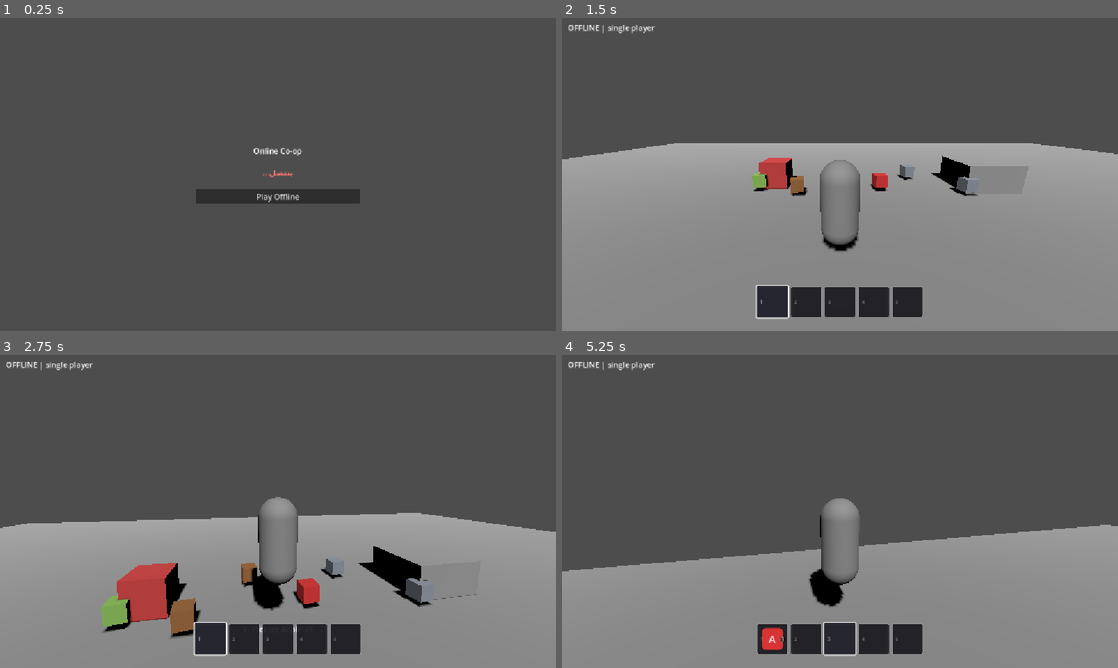
Above: before the commit, frames 1-4 (two rows, left to right).
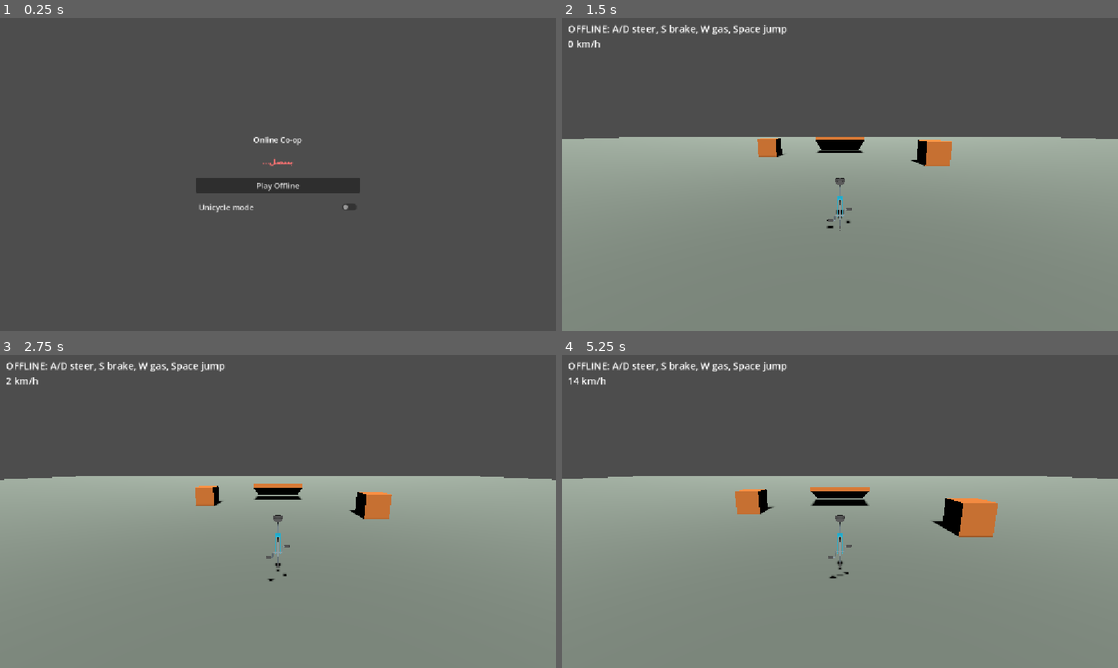
Above: after the commit, the same moments.

Repository: MTAWER77/online-
Game: Godot game, scene res://scenes/ui/main_menu.tscn
Two runs of this game, one before a commit and one after it. Both use one fixed random seed, a clock stepped at 60 frames per second and the inputs below.
Inputs (mouse positions are in pixels of both pictures, inside the frame that each line leads up to):
- Up to frame 1 (0.25 s): no input
- Up to frame 2 (1.5 s): click (840, 205) at 0.5 s, where only the run after the commit has a clickable "Unicycle mode"; click "Play Offline" at 1.25 s
- Up to frame 3 (2.75 s): tap Enter at 2 s; move the mouse to (305, 511) at 2.02 s; hold W (move_forward) from 2.03 s (still down); tap Space (jump) at 2.1, 2.27, 2.57 s; click (305, 511) at 2.17 s
- Up to frame 4 (5.25 s): keep holding W (move_forward); move the mouse to (812, 511) at 2.77 s; tap E (interact, bound only before the commit) at 2.85 s; tap Space (jump) at 3.02, 3.05, 3.32, 3.8, 4.52, 4.55, 4.82 s; move the mouse to (851, 505) at 3.52 s; tap 1 at 3.6 s; move the mouse to (834, 517) at 4.27 s; tap 2 at 4.35 s; click (834, 517) at 4.42 s; move the mouse to (878, 514) at 5.02 s; tap 3 at 5.1 s

The runs differ from the first frame. In frame 1, 2.4% of the frame differs, in the area x 35-65%, y 37-63%; in frame 2, 10%; in frame 3, 23%; in frame 4, 27%, in the area x 0-100%, y 2-97%.

Commit message:
Add two-player unicycle mode: host steers/brakes, client gas/jump, host-authoritative, chase camera, test world and menu toggle
Co-Authored-By: Claude Sonnet 5.5 <noreply@anthropic.com>
Claude-Session: https://claude.ai/code/session_01ERKS8aBLCvtBjR1PsxtFYC

Diff:
--- a/scenes/ui/main_menu.tscn
+++ b/scenes/ui/main_menu.tscn
@@ -56,6 +56,11 @@
 unique_name_in_owner = true
 layout_mode = 2
 text = "Play Offline"
+
+[node name="UnicycleCheck" type="CheckButton" parent="Center/Content"]
+unique_name_in_owner = true
+layout_mode = 2
+text = "Unicycle mode"
 
 [node name="JoinScreen" type="VBoxContainer" parent="Center/Content"]
 unique_name_in_owner = true
--- /dev/null
+++ b/scenes/vehicles/unicycle.tscn
@@ -0,0 +1,47 @@
+[gd_scene load_steps=6 format=3]
+
+[ext_resource type="Script" path="res://scripts/vehicles/unicycle.gd" id="1_uni"]
+[ext_resource type="PackedScene" path="res://assets/models/unicycle.glb" id="2_model"]
+[ext_resource type="Script" path="res://addons/GD-Sync/Scripts/Types/PropertySynchronizer.gd" id="3_sync"]
+
+[sub_resource type="CapsuleShape3D" id="CapsuleShape3D_uni"]
+radius = 0.3
+height = 1.5
+
+[node name="Unicycle" type="CharacterBody3D"]
+floor_snap_length = 0.3
+script = ExtResource("1_uni")
+
+[node name="CollisionShape3D" type="CollisionShape3D" parent="."]
+transform = Transform3D(1, 0, 0, 0, 1, 0, 0, 0, 1, 0, 0.75, 0)
+shape = SubResource("CapsuleShape3D_uni")
+
+[node name="Visual" type="Node3D" parent="."]
+
+[node name="Model" parent="Visual" instance=ExtResource("2_model")]
+transform = Transform3D(0.15, 0, 0, 0, 0.15, 0, 0, 0, 0.15, 0, 0, 0)
+
+[node name="CameraRig" type="Node3D" parent="."]
+
+[node name="Camera3D" type="Camera3D" parent="CameraRig"]
+transform = Transform3D(1, 0, 0, 0, 0.9781, 0.2079, 0, -0.2079, 0.9781, 0, 1.8, 5.5)
+current = true
+
+[node name="HUD" type="CanvasLayer" parent="."]
+
+[node name="Label" type="Label" parent="HUD"]
+offset_left = 12.0
+offset_top = 8.0
+offset_right = 520.0
+offset_bottom = 70.0
+theme_override_font_sizes/font_size = 20
+
+[node name="PropertySynchronizer" type="Node" parent="."]
+script = ExtResource("3_sync")
+broadcast = 0
+process = 1
+refresh_rate = 60
+node_path = NodePath("..")
+properties = PackedStringArray("global_position", "quaternion")
+interpolated = true
+interpolation_speed = 12.0
--- /dev/null
+++ b/scenes/worlds/unicycle_test.tscn
@@ -0,0 +1,81 @@
+[gd_scene load_steps=13 format=3]
+
+[ext_resource type="Script" path="res://scripts/vehicles/unicycle_spawner.gd" id="1_spawner"]
+[ext_resource type="PackedScene" path="res://scenes/vehicles/unicycle.tscn" id="2_uni"]
+[ext_resource type="PackedScene" path="res://scenes/ui/mobile_controls.tscn" id="3_mobile"]
+
+[sub_resource type="StandardMaterial3D" id="StandardMaterial3D_grey"]
+albedo_color = Color(0.55, 0.6, 0.55, 1)
+
+[sub_resource type="StandardMaterial3D" id="StandardMaterial3D_orange"]
+albedo_color = Color(0.9, 0.5, 0.2, 1)
+
+[sub_resource type="BoxShape3D" id="BoxShape3D_floor"]
+size = Vector3(200, 1, 200)
+
+[sub_resource type="BoxMesh" id="BoxMesh_floor"]
+material = SubResource("StandardMaterial3D_grey")
+size = Vector3(200, 1, 200)
+
+[sub_resource type="BoxShape3D" id="BoxShape3D_ramp"]
+size = Vector3(6, 0.4, 10)
+
+[sub_resource type="BoxMesh" id="BoxMesh_ramp"]
+material = SubResource("StandardMaterial3D_orange")
+size = Vector3(6, 0.4, 10)
+
+[sub_resource type="BoxShape3D" id="BoxShape3D_block"]
+size = Vector3(2, 2, 2)
+
+[sub_resource type="BoxMesh" id="BoxMesh_block"]
+material = SubResource("StandardMaterial3D_orange")
+size = Vector3(2, 2, 2)
+
+[node name="UnicycleTest" type="Node3D"]
+
+[node name="DirectionalLight3D" type="DirectionalLight3D" parent="."]
+transform = Transform3D(1, 0, 0, 0, 0.7071, 0.7071, 0, -0.7071, 0.7071, 0, 8, 0)
+shadow_enabled = true
+
+[node name="Floor" type="StaticBody3D" parent="."]
+transform = Transform3D(1, 0, 0, 0, 1, 0, 0, 0, 1, 0, -0.5, 0)
+
+[node name="CollisionShape3D" type="CollisionShape3D" parent="Floor"]
+shape = SubResource("BoxShape3D_floor")
+
+[node name="MeshInstance3D" type="MeshInstance3D" parent="Floor"]
+mesh = SubResource("BoxMesh_floor")
+
+[node name="Ramp" type="StaticBody3D" parent="."]
+transform = Transform3D(1, 0, 0, 0, 0.9659, 0.2588, 0, -0.2588, 0.9659, 0, 0.6, -25)
+
+[node name="CollisionShape3D" type="CollisionShape3D" parent="Ramp"]
+shape = SubResource("BoxShape3D_ramp")
+
+[node name="MeshInstance3D" type="MeshInstance3D" parent="Ramp"]
+mesh = SubResource("BoxMesh_ramp")
+
+[node name="Block1" type="StaticBody3D" parent="."]
+transform = Transform3D(1, 0, 0, 0, 1, 0, 0, 0, 1, 8, 1, -12)
+
+[node name="CollisionShape3D" type="CollisionShape3D" parent="Block1"]
+shape = SubResource("BoxShape3D_block")
+
+[node name="MeshInstance3D" type="MeshInstance3D" parent="Block1"]
+mesh = SubResource("BoxMesh_block")
+
+[node name="Block2" type="StaticBody3D" parent="."]
+transform = Transform3D(1, 0, 0, 0, 1, 0, 0, 0, 1, -8, 1, -18)
+
+[node name="CollisionShape3D" type="CollisionShape3D" parent="Block2"]
+shape = SubResource("BoxShape3D_block")
+
+[node name="MeshInstance3D" type="MeshInstance3D" parent="Block2"]
+mesh = SubResource("BoxMesh_block")
+
+[node name="UnicycleSpawner" type="Node3D" parent="."]
+transform = Transform3D(1, 0, 0, 0, 1, 0, 0, 0, 1, 0, 0.1, 0)
+script = ExtResource("1_spawner")
+unicycle_scene = ExtResource("2_uni")
+
+[node name="MobileControls" parent="." instance=ExtResource("3_mobile")]
--- a/scripts/ui/main_menu.gd
+++ b/scripts/ui/main_menu.gd
@@ -5,6 +5,7 @@
 ## التاني يدوس Ready، والـ host يدوس Start فيدخلوا اللعبة.
 
 @export_file("*.tscn") var game_scene: String = "res://scenes/worlds/test_room.tscn"
+@export_file("*.tscn") var unicycle_scene: String = "res://scenes/worlds/unicycle_test.tscn"
 
 const SessionMode = preload("res://scripts/multiplayer/session_mode.gd")
 
@@ -17,6 +18,7 @@
 
 @onready var _menu_screen: VBoxContainer = %MenuScreen
 @onready var _offline_button: Button = %OfflineButton
+@onready var _unicycle_check: CheckButton = %UnicycleCheck
 @onready var _host_button: Button = %HostButton
 @onready var _join_button: Button = %JoinButton
 
@@ -108,11 +110,16 @@
 # ------------------------------------------------------------------ أوفلاين
 
 # لاعب واحد من غير GD-Sync: نقفل الاتصال ونفتح اللعبة على طول
+# وضع الدراجة بيتحدد من الـ host (القائمة) واللعبة بتتحمّل عند الاتنين
+func _selected_scene() -> String:
+	return unicycle_scene if _unicycle_check.button_pressed else game_scene
+
+
 func _on_offline_pressed() -> void:
 	if GDSync.is_active():
 		GDSync.stop_multiplayer()
 	SessionMode.offline = true
-	get_tree().change_scene_to_file(game_scene)
+	get_tree().change_scene_to_file(_selected_scene())
 
 
 # ------------------------------------------------------------------ Host
@@ -213,7 +220,7 @@
 	_start_button.disabled = true
 	_set_status("بنحمّل اللعبة...")
 	GDSync.lobby_close() # محدش يدخل بعد البداية
-	GDSync.change_scene(game_scene)
+	GDSync.change_scene(_selected_scene())
 
 
 func _on_change_scene_failed(_path: String) -> void:
@@ -286,6 +293,7 @@
 func _show_screen(screen: String) -> void:
 	# اللعب أوفلاين متاح من القائمة أو أثناء الاتصال (حتى لو النت واقع)
 	_offline_button.visible = (screen == "menu" or screen == "connecting")
+	_unicycle_check.visible = _offline_button.visible
 	_menu_screen.visible = (screen == "menu")
 	_join_screen.visible = (screen == "join")
 	_room_screen.visible = (screen == "room")
--- /dev/null
+++ b/scripts/vehicles/unicycle.gd
@@ -0,0 +1,254 @@
+extends CharacterBody3D
+## scripts/vehicles/unicycle.gd
+## دراجة بعجلة واحدة، لاعبين بيتشاركوا في التحكم فيها:
+##   الـ host   = دركسيون (A/D) + فرامل (S)
+##   الـ client = بنزين (W) + قفز (Space)
+## أوفلاين: لاعب واحد بيتحكم في كله.
+## الـ host هو اللي بيحرّك الدراجة (authoritative). الـ client بيبعت البنزين والقفز بس،
+## والـ host بيتحقق منهم (clamp + timeout) وبعدين بيحركها. المكان والدوران بيتزامنوا بـ PropertySynchronizer.
+## الميلان (lean) مجرد شكل بيتحسب محليًا عند كل جهاز، مش متزامن.
+
+const SessionMode = preload("res://scripts/multiplayer/session_mode.gd")
+
+enum ControlRole { ALL, STEER_BRAKE, GAS_JUMP }
+
+@export_group("Driving")
+@export var max_speed: float = 14.0
+@export var acceleration: float = 9.0
+@export var brake_decel: float = 18.0
+@export var coast_drag: float = 2.5
+@export var turn_rate: float = 2.2 # راديان/ثانية
+@export var jump_velocity: float = 5.0
+@export var fall_limit: float = -20.0 # تحت الرقم ده نرجّع الدراجة لمكان البداية
+
+@export_group("Network")
+@export var input_timeout: float = 0.6 # لو البنزين ماوصلش أحدث من كده نصفّره (عشان ما يعلقش)
+@export var heartbeat: float = 0.2 # الـ client بيكرر البنزين كل كام ثانية طول ما هو ضاغط
+
+@export_group("Visual")
+@export var model_yaw_degrees: float = 0.0 # لو الدراجة ماشية بضهرها غيّرها لـ 180
+@export var lean_amount: float = 0.25
+@export var lean_max: float = 0.45
+@export var camera_follow_speed: float = 30.0
+@export var camera_yaw_speed: float = 4.0
+
+@onready var _visual: Node3D = $Visual
+@onready var _model: Node3D = $Visual/Model
+@onready var _camera_rig: Node3D = $CameraRig
+@onready var _camera: Camera3D = $CameraRig/Camera3D
+@onready var _hud_label: Label = $HUD/Label
+
+var _online: bool = false
+var _simulates: bool = true # الجهاز ده هو اللي بيحرّك الدراجة (الـ host أو أوفلاين)
+var _role: int = ControlRole.ALL
+
+var _speed: float = 0.0
+var _jump_buffer: float = 0.0
+var _spawn_transform: Transform3D
+
+# مدخلات الـ client عند الـ host
+var _remote_gas: float = 0.0
+var _remote_gas_time: float = -100.0
+
+# إرسال الـ client
+var _last_sent_gas: float = -1.0
+var _heartbeat_timer: float = 0.0
+
+# للشكل
+var _last_pos: Vector3
+var _last_yaw: float
+var _vis_speed: float = 0.0
+var _vis_yaw_rate: float = 0.0
+var _vis_accel: float = 0.0
+var _cam_yaw: float = 0.0
+
+
+func _ready() -> void:
+	# الـ spawner بيشيل الـ PropertySynchronizer قبل ما يضيفنا لو أوفلاين
+	_online = not SessionMode.offline and GDSync.is_active()
+	_simulates = (not _online) or GDSync.is_host()
+	if not _online:
+		_role = ControlRole.ALL
+	else:
+		_role = ControlRole.STEER_BRAKE if GDSync.is_host() else ControlRole.GAS_JUMP
+		GDSync.expose_func(_receive_gas)
+		GDSync.expose_func(_receive_jump)
+
+	_ensure_input_actions()
+	_spawn_transform = global_transform
+	_last_pos = global_position
+	_last_yaw = global_rotation.y
+	_cam_yaw = global_rotation.y
+	_model.rotation_degrees.y = model_yaw_degrees
+
+	_camera_rig.top_level = true
+	_camera_rig.global_position = global_position + Vector3.UP
+	_camera_rig.rotation = Vector3(0.0, _cam_yaw, 0.0)
+	_camera.make_current()
+
+
+func _ensure_input_actions() -> void:
+	# الأكشنز دي بتتعمل أصلًا في player.gd، بس المشهد ده مفيهوش لاعب فنتأكد هنا
+	var keys: Dictionary = {
+		&"move_forward": KEY_W, &"move_back": KEY_S,
+		&"move_left": KEY_A, &"move_right": KEY_D, &"jump": KEY_SPACE,
+	}
+	for action: StringName in keys:
+		if not InputMap.has_action(action):
+			InputMap.add_action(action)
+			var ev := InputEventKey.new()
+			ev.physical_keycode = keys[action] as Key
+			InputMap.action_add_event(action, ev)
+
+
+# ---------------------------------------------------------------- الفيزيكس
+func _physics_process(delta: float) -> void:
+	if not _simulates:
+		_send_client_input(delta)
+		return
+
+	var steer: float = 0.0
+	var brake: bool = false
+	var gas: float = 0.0
+
+	match _role:
+		ControlRole.ALL:
+			steer = Input.get_axis(&"move_right", &"move_left")
+			brake = Input.is_action_pressed(&"move_back")
+			gas = Input.get_action_strength(&"move_forward")
+			if Input.is_action_just_pressed(&"jump"):
+				_jump_buffer = 0.15
+		ControlRole.STEER_BRAKE:
+			steer = Input.get_axis(&"move_right", &"move_left")
+			brake = Input.is_action_pressed(&"move_back")
+			var now: float = Time.get_ticks_msec() / 1000.0
+			if now - _remote_gas_time <= input_timeout:
+				gas = _remote_gas
+		_:
+			pass
+
+	_jump_buffer = maxf(_jump_buffer - delta, 0.0)
+
+	var on_floor: bool = is_on_floor()
+
+	# سرعة (بنزين / فرامل / احتكاك) بتشتغل بس والعجلة على الأرض
+	if on_floor:
+		if brake:
+			_speed = move_toward(_speed, 0.0, brake_decel * delta)
+		elif gas > 0.0:
+			_speed = minf(_speed + acceleration * gas * delta, max_speed)
+		else:
+			_speed = move_toward(_speed, 0.0, coast_drag * delta)
+
+	# دركسيون: بطيء جدًا وهي واقفة، وأقل في الهوا
+	var speed_factor: float = lerpf(0.4, 1.0, clampf(_speed / 6.0, 0.0, 1.0))
+	var air_factor: float = 1.0 if on_floor else 0.3
+	rotation.y += steer * turn_rate * speed_factor * air_factor * delta
+
+	var forward: Vector3 = -global_transform.basis.z
+	velocity.x = forward.x * _speed
+	velocity.z = forward.z * _speed
+	if not on_floor:
+		velocity.y -= float(ProjectSettings.get_setting("physics/3d/default_gravity")) * delta
+	elif _jump_buffer > 0.0:
+		velocity.y = jump_velocity
+		_jump_buffer = 0.0
+
+	move_and_slide()
+
+	# لو خبطنا في حاجة السرعة الفعلية بتقل
+	var flat := Vector3(velocity.x, 0.0, velocity.z)
+	_speed = maxf(flat.dot(-global_transform.basis.z), 0.0)
+
+	if global_position.y < fall_limit:
+		_respawn()
+
+
+func _respawn() -> void:
+	global_transform = _spawn_transform
+	velocity = Vector3.ZERO
+	_speed = 0.0
+	_last_pos = global_position
+	_cam_yaw = global_rotation.y
+	var sync: Node = get_node_or_null("PropertySynchronizer")
+	if sync != null:
+		sync.call("pause_interpolation", 0.3) # عشان الـ client ما يشوفهاش بتنزلق
+
+
+# ---------------------------------------------------------------- الـ client
+func _send_client_input(delta: float) -> void:
+	if _role != ControlRole.GAS_JUMP:
+		return
+	var gas: float = snappedf(Input.get_action_strength(&"move_forward"), 0.1)
+	_heartbeat_timer += delta
+	var changed: bool = not is_equal_approx(gas, _last_sent_gas)
+	if changed or (gas > 0.0 and _heartbeat_timer >= heartbeat):
+		_last_sent_gas = gas
+		_heartbeat_timer = 0.0
+		GDSync.call_func_on(GDSync.get_host(), _receive_gas, gas)
+	if Input.is_action_just_pressed(&"jump"):
+		GDSync.call_func_on(GDSync.get_host(), _receive_jump)
+
+
+# بتتنفذ عند الـ host بس. الـ host بيتحقق من القيم قبل ما يستخدمها.
+func _receive_gas(value: float) -> void:
+	if not GDSync.is_host():
+		return
+	_remote_gas = clampf(value, 0.0, 1.0)
+	_remote_gas_time = Time.get_ticks_msec() / 1000.0
+
+
+func _receive_jump() -> void:
+	if not GDSync.is_host():
+		return
+	_jump_buffer = 0.15
+
+
+# ---------------------------------------------------------------- الشكل والكاميرا
+func _process(delta: float) -> void:
+	if delta <= 0.0:
+		return
+
+	# سرعة وتدوير ظاهرين، بيتحسبوا من الحركة الفعلية فبيشتغلوا نفس الشكل عند الاتنين
+	var forward: Vector3 = -global_transform.basis.z
+	var yaw: float = global_rotation.y
+	var raw_speed: float = (global_position - _last_pos).dot(forward) / delta
+	var raw_yaw_rate: float = angle_difference(_last_yaw, yaw) / delta
+	_last_pos = global_position
+	_last_yaw = yaw
+	if absf(raw_speed) > 60.0: # قفزة (respawn)
+		raw_speed = 0.0
+		raw_yaw_rate = 0.0
+
+	var smooth: float = 1.0 - exp(-10.0 * delta)
+	var prev_speed: float = _vis_speed
+	_vis_speed = lerpf(_vis_speed, raw_speed, smooth)
+	_vis_yaw_rate = lerpf(_vis_yaw_rate, raw_yaw_rate, smooth)
+	_vis_accel = lerpf(_vis_accel, (_vis_speed - prev_speed) / delta, smooth)
+
+	# ميلان للجنب مع الدوران (يسار = roll موجب) وللأمام مع التسارع
+	var speed_frac: float = clampf(_vis_speed / max_speed, 0.0, 1.0)
+	var roll: float = clampf(_vis_yaw_rate * lean_amount * (0.3 + speed_frac), -lean_max, lean_max)
+	var tilt: float = -clampf(_vis_accel / 20.0, -1.0, 1.0) * 0.15
+	_visual.rotation = Vector3(tilt, 0.0, roll)
+
+	# كاميرا ناعمة بتتبع الدراجة من ورا
+	_cam_yaw = lerp_angle(_cam_yaw, yaw, 1.0 - exp(-camera_yaw_speed * delta))
+	_camera_rig.rotation.y = _cam_yaw
+	var target: Vector3 = global_position + Vector3.UP
+	_camera_rig.global_position = _camera_rig.global_position.lerp(
+		target, 1.0 - exp(-camera_follow_speed * delta))
+
+	_update_hud()
+
+
+func _update_hud() -> void:
+	var role_text: String
+	match _role:
+		ControlRole.STEER_BRAKE:
+			role_text = "YOU: STEER (A/D) + BRAKE (S)"
+		ControlRole.GAS_JUMP:
+			role_text = "YOU: GAS (W) + JUMP (Space)"
+		_:
+			role_text = "OFFLINE: A/D steer, S brake, W gas, Space jump"
+	_hud_label.text = "%s\n%d km/h" % [role_text, int(absf(_vis_speed) * 3.6)]
--- /dev/null
+++ b/scripts/vehicles/unicycle_spawner.gd
@@ -0,0 +1,20 @@
+extends Node3D
+## scripts/vehicles/unicycle_spawner.gd
+## بيعمل الدراجة في مكانه. أوفلاين بنشيل الـ PropertySynchronizer قبل ما الدراجة تدخل الشجرة
+## (لأنه بيحتاج GD-Sync شغال). الاتنين (host و client) بيعملوا نفس الدراجة بنفس الاسم والمكان.
+
+const SessionMode = preload("res://scripts/multiplayer/session_mode.gd")
+
+@export var unicycle_scene: PackedScene
+
+
+func _ready() -> void:
+	if unicycle_scene == null:
+		push_error("UnicycleSpawner: مفيش unicycle_scene")
+		return
+	var unicycle := unicycle_scene.instantiate() as Node3D
+	unicycle.name = "Unicycle"
+	if SessionMode.offline or not GDSync.is_active():
+		unicycle.get_node("PropertySynchronizer").free()
+	unicycle.transform = Transform3D.IDENTITY
+	add_child(unicycle) # مكانه = مكان الـ spawner
Binary file added: assets/models/unicycle.glb
